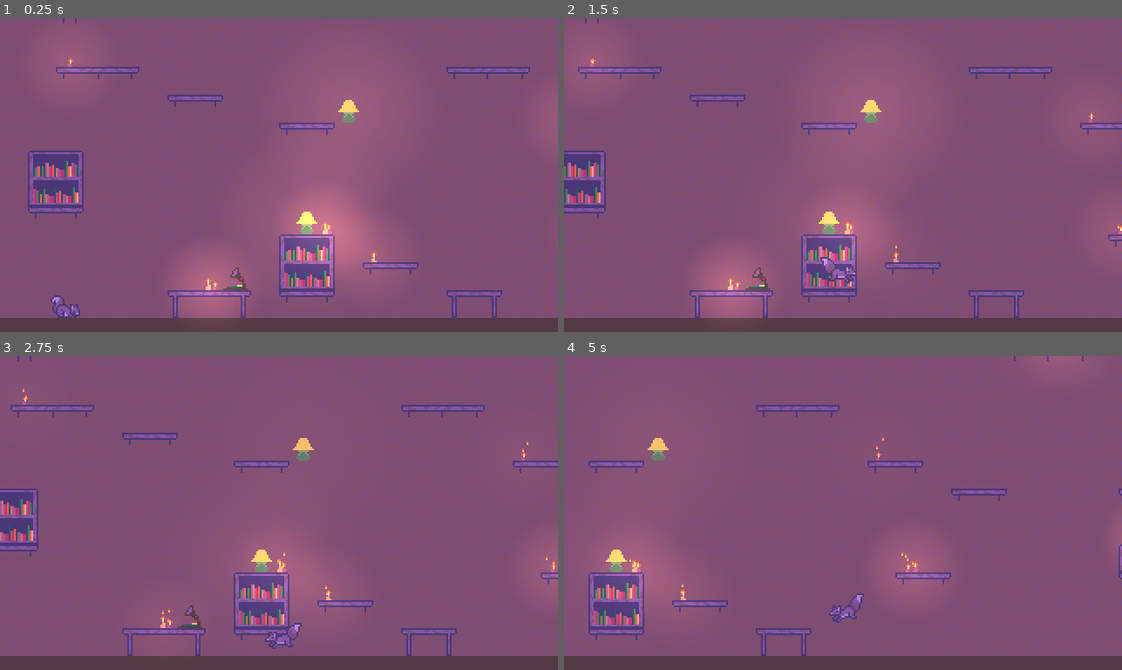
Above: before the commit, frames 1-4 (two rows, left to right).
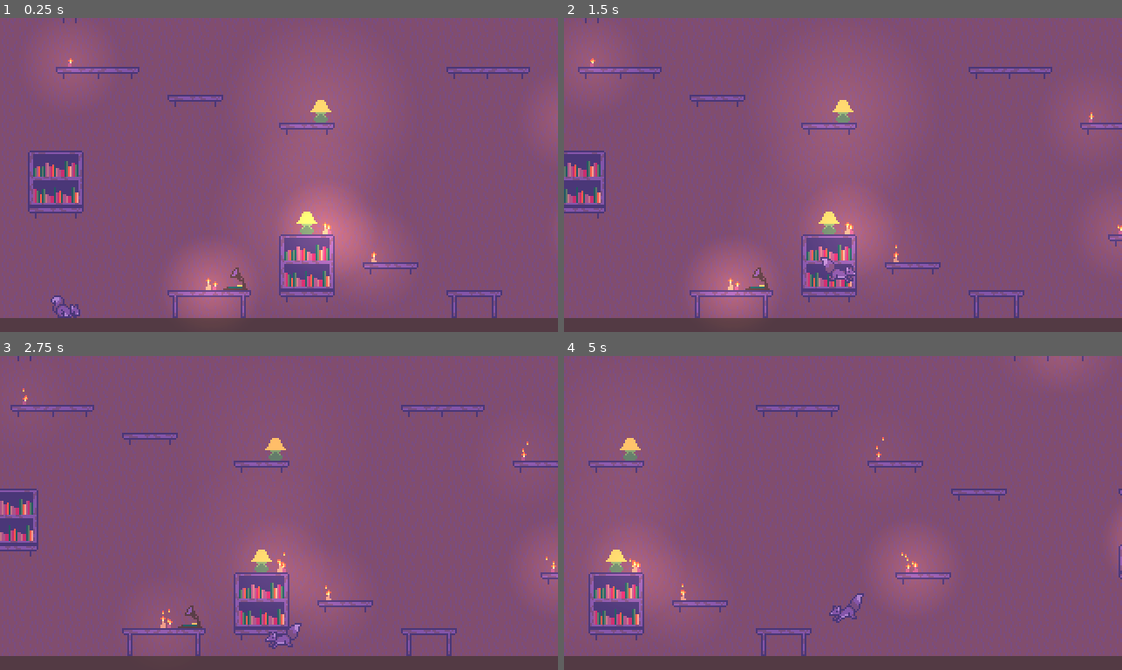
Above: after the commit, the same moments.

Repository: UniGDC/Cozy-Autumn-Game-Jam
Game: Godot game, scene res://Scenes/Levels/Level 3.tscn
Same seed, same stepped clock (60 frames per second), same inputs: the game is played once before the commit and once after it. This scene is started directly instead of the project's main scene.
Inputs:
- Up to frame 1 (0.25 s): no input
- Up to frame 2 (1.5 s): hold D (right) from 0.53 s (still down); tap Ctrl (interact) at 0.6, 1.35 s; tap Space (jump) at 0.77 s
- Up to frame 3 (2.75 s): tap Space (jump) at 1.52 s; release D (right) at 2.03 s; hold A (left) from 2.03 s (still down); tap Ctrl (interact) at 2.1 s
- Up to frame 4 (5 s): release A (left) at 2.78 s; hold D (right) 2.78-4.28 s; tap Ctrl (interact) at 2.85, 3.6, 4.35 s; tap Space (jump) at 3.02, 3.77, 4.52 s; hold A (left) from 4.28 s (still down)

The runs differ from the first frame. In frame 1, 0.3% of the frame differs, in the area x 55-65%, y 26-34%; in frame 2, 0.3%; in frame 3, 0.3%; in frame 4, 0.3%.
Error before the commit: Invalid call. Nonexistent function 'interaction' in base 'Area2D'. (res://Scripts/Player.gd:81)

Commit message:
Bug fixes with interactions

Diff:
--- a/Scenes/Levels/Level 3.tscn
+++ b/Scenes/Levels/Level 3.tscn
@@ -395,7 +395,7 @@
 position = Vector2( 135, 328 )
 
 [node name="Lamp4" parent="." instance=ExtResource( 3 )]
-position = Vector2( 200, 233 )
+position = Vector2( 184, 233 )
 
 [node name="Wall2" type="StaticBody2D" parent="."]
 position = Vector2( -10, 183 )
--- a/Scenes/Player.tscn
+++ b/Scenes/Player.tscn
@@ -220,7 +220,7 @@
 shape = SubResource( 13 )
 
 [node name="InteractionZone" type="Area2D" parent="."]
-collision_layer = 4
+collision_layer = 0
 collision_mask = 2
 
 [node name="CollisionShape2D" type="CollisionShape2D" parent="InteractionZone"]
--- a/Scenes/Pumpkin.tscn
+++ b/Scenes/Pumpkin.tscn
@@ -92,7 +92,7 @@
 margin_bottom = 25.0
 
 [node name="InteractZone" type="Area2D" parent="."]
-collision_layer = 0
+collision_layer = 2
 collision_mask = 4
 
 [node name="CollisionShape2D" type="CollisionShape2D" parent="InteractZone"]
--- a/Scripts/DialogueBox.gd
+++ b/Scripts/DialogueBox.gd
@@ -49,7 +49,6 @@
 #		return output
 #	else:
 #		return []
-	print(Global.current_level)
 	return Global.level_dialogue[Global.current_level]
 
 func nextPhrase() -> void:
